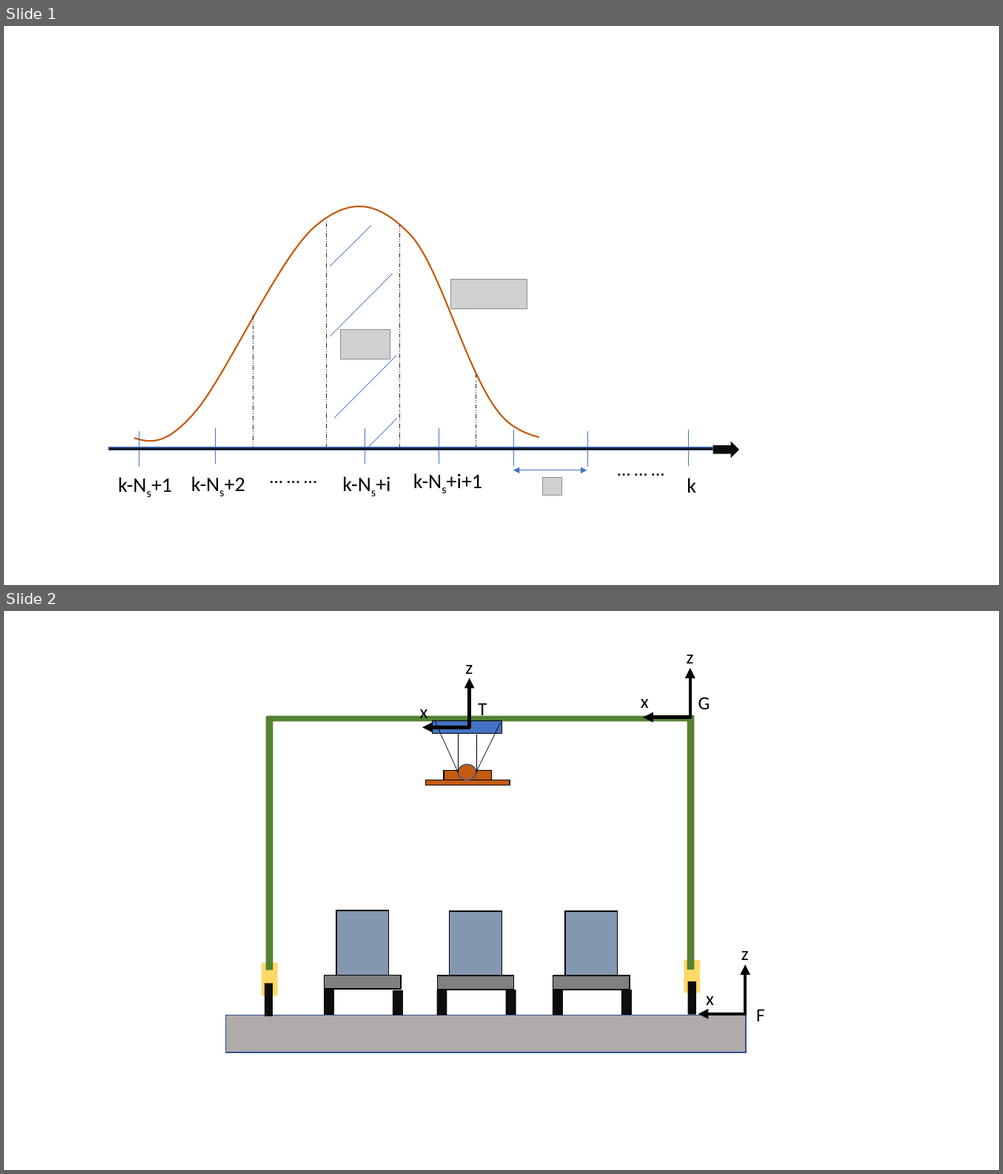
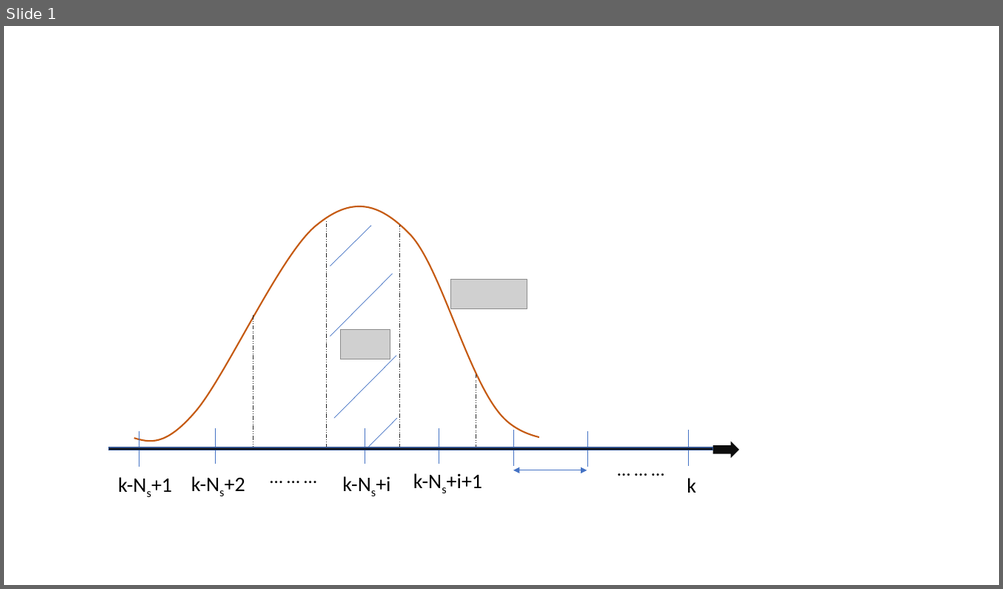
Before and after one commit to ashimneu/DelayedMeasurementEstimation, a slide deck: Tex/img/image_drafts.pptx. Shown one above the other, each under a label of ours: slides 1 and 2 before the commit, slide 1 after it. The pictures are 1003x1174 and 1003x589 pixels, drawn with LibreOffice and Linux fonts; fonts in the diff are those of the drawing; grey boxes stand for pictures; background and template pictures are left out. Boxes give left, top, right and bottom in pixels: in the first picture for what was removed or moved away, otherwise in the second. Text is boxed around its words. In the diff, an @@ line names an element or a change of style, - is before the commit and + after.

```diff
--- a/Tex/img/image_drafts.pptx
+++ b/Tex/img/image_drafts.pptx
@@ slide 2 removed at (4,611,999,1170), background #FFFFFF @@
@@ group removed at (640,655,694,718): 2 arrows, 2 texts @@
-z
-x
@@ text removed at (698,697,710,709) @@
-G
@@ group removed at (420,665,472,728): 2 arrows, 2 texts @@
-z
-x
@@ rectangle removed at (432,721,502,733) @@
@@ line removed from (458, 772) to (435, 721) @@
@@ text removed at (478,703,486,720) @@
-T
@@ group removed at (262,715,700,1016): 7 rectangles @@
@@ line removed from (458, 772) to (458, 733) @@
@@ line removed from (476, 772) to (500, 723) @@
@@ line removed from (477, 773) to (477, 734) @@
@@ ellipse removed at (458,765,475,780) @@
@@ rectangle removed at (426,780,510,786) @@
@@ rectangle removed at (444,771,491,780) @@
@@ rectangle removed at (336,911,388,976) @@
@@ rectangle removed at (449,911,502,977) @@
@@ rectangle removed at (565,911,617,977) @@
@@ rectangle removed at (324,975,401,989) @@
@@ rectangle removed at (438,976,515,990) @@
@@ rectangle removed at (553,976,630,990) @@
@@ rectangle removed at (324,990,335,1014) @@
@@ rectangle removed at (392,991,403,1015) @@
@@ rectangle removed at (437,991,447,1015) @@
@@ rectangle removed at (506,990,516,1014) @@
@@ rectangle removed at (552,991,563,1015) @@
@@ rectangle removed at (621,990,632,1014) @@
@@ group removed at (698,951,748,1014): 2 arrows, 2 texts @@
-z
-x
@@ text removed at (756,1009,765,1022) @@
-F
@@ rectangle removed at (225,1015,745,1053) @@
@@ slide 1 changed as well @@
@@ picture removed at (543,478,562,495) @@
```
Also in this commit, not shown: 2 slides added, 1 other slide removed, 11 other files.
